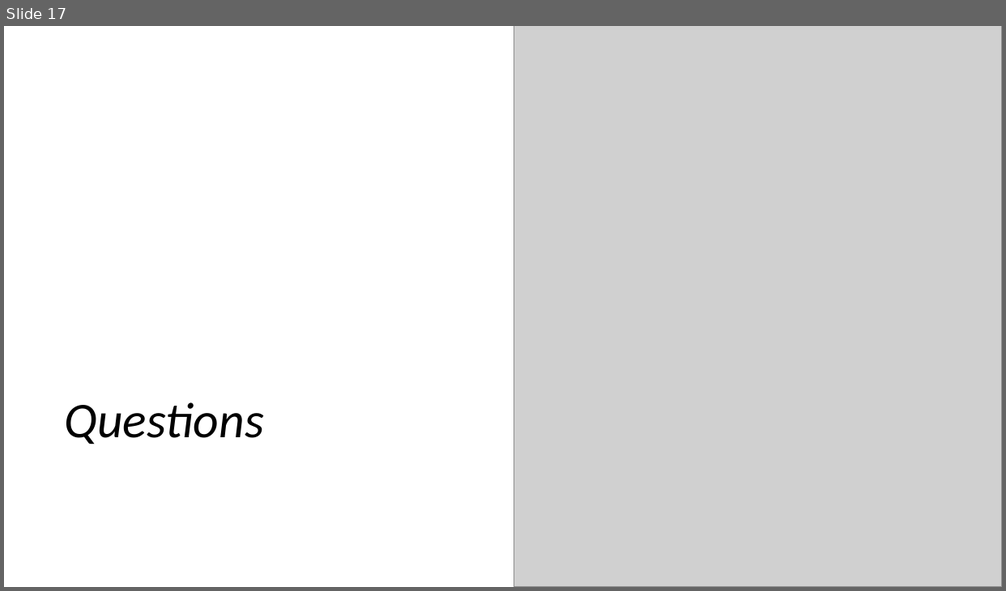
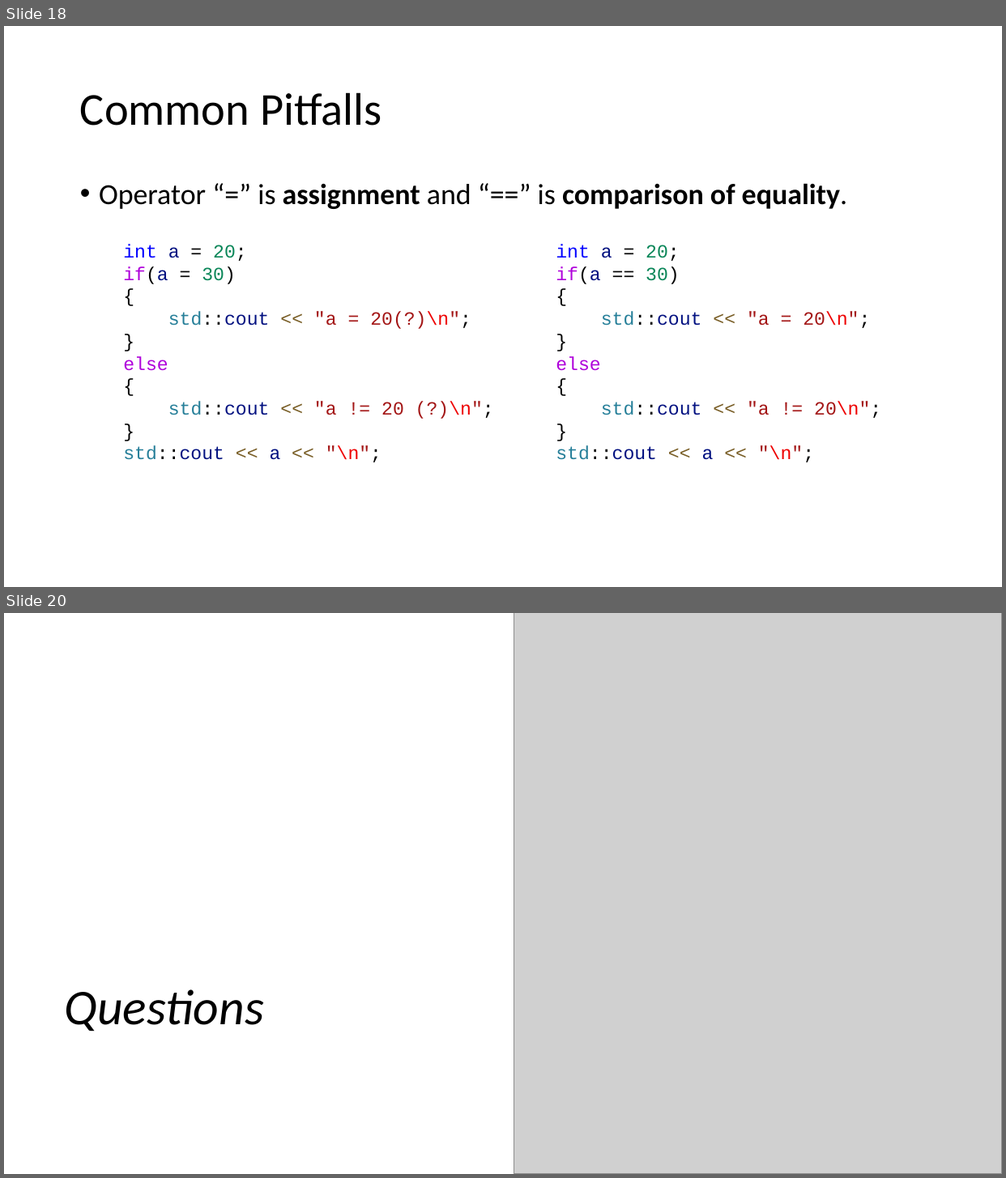
Before and after one commit to CNOCycle/cpp_tutorial, a slide deck: 05-branch/00-branch.pptx. Shown one above the other, each under a label of ours: slide 17 before the commit, slides 18 and 20 after it; the slides between them are not shown. The pictures are 1006x591 and 1006x1178 pixels, drawn with LibreOffice and Linux fonts; fonts in the diff are those of the drawing; grey boxes stand for pictures. Boxes give left, top, right and bottom in pixels: in the first picture for what was removed or moved away, otherwise in the second. Text is boxed around its words. In the diff, an @@ line names an element or a change of style, - is before the commit and + after.

```diff
--- a/05-branch/00-branch.pptx
+++ b/05-branch/00-branch.pptx
@@ slide 18 added at box(4, 26, 1002, 587), background #FFFFFF @@
@@ title added at box(80, 92, 382, 126), 44 pt, text #000000 @@
+Common Pitfalls
@@ text added at box(99, 183, 847, 209), 28 pt, text #000000, bold @@
+• Operator “=” is assignment and “==” is comparison of equality.
@@ text added at box(123, 244, 494, 463), 18 pt, text #A31515 @@
+int a = 20;
+if(a = 30)
+{
+std::cout << "a = 20(?)\n";
+}
+else
+{
+std::cout << "a != 20 (?)\n";
+}
+std::cout << a << "\n";
@@ text added at box(556, 244, 881, 463), 18 pt, text #000000 @@
+int a = 20;
+if(a == 30)
+{
+std::cout << "a = 20\n";
+}
+else
+{
+std::cout << "a != 20\n";
+}
+std::cout << a << "\n";
@@ what was slide 17 is now slide 20 @@
```
Also in this commit, not shown: 2 other slides added, 5 other files.
